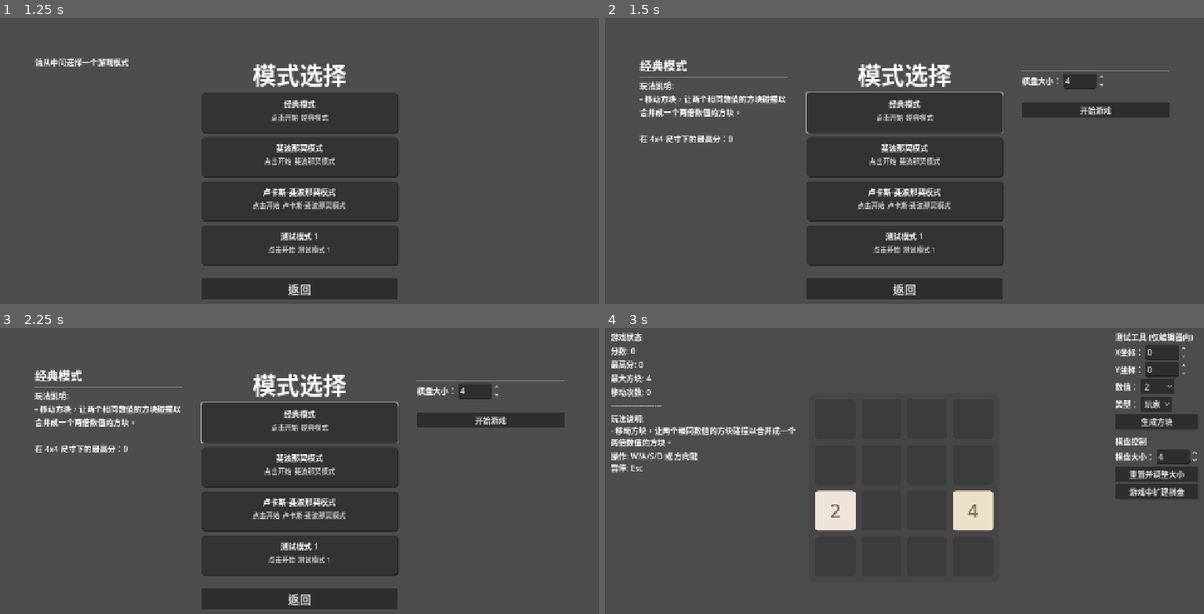
Above: before the commit, frames 1-4 (two rows, left to right).
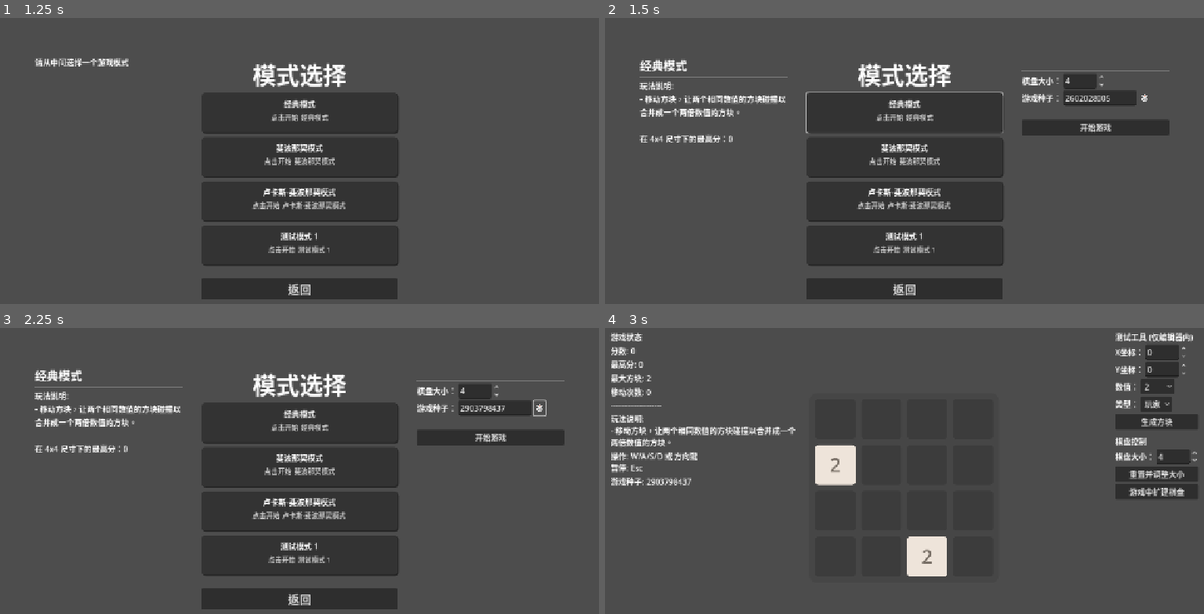
Above: after the commit, the same moments.

Repository: C76GN/2048-all-in-one
Game: Godot game, scene res://scenes/main_menu.tscn
Same seed, same stepped clock (60 frames per second), same inputs: the game is played once before the commit and once after it.
Inputs (mouse positions are in pixels of both pictures, inside the frame that each line leads up to):
- Up to frame 1 (1.25 s): click "开始游戏" at 0.5 s
- Up to frame 2 (1.5 s): click (904, 112) at 1.25 s
- Up to frame 3 (2.25 s): click (539, 408) at 2 s, where only the run after the commit has a clickable "🎲"
- Up to frame 4 (3 s): click "开始游戏" at 2.75 s

Frame 1 is identical in both runs. In frame 2, 2.9% of the frame differs, in the area x 69-95%, y 25-42%; in frame 3, 3.1%; in frame 4, 4.0%, in the area x 1-65%, y 16-87%.

Commit message:
Add game seed system for reproducible gameplay
Introduces a seed-based RNG system managed by GlobalGameManager to allow for reproducible gameplay, useful for debugging and sharing. The mode selection screen now includes a UI for inputting or generating a game seed. All random-based logic, such as tile spawning, is updated to use the new global RNG, and the current seed is displayed in the HUD.

Diff:
--- a/global/game_manager.gd
+++ b/global/game_manager.gd
@@ -9,16 +9,33 @@
 # 主菜单是应用的固定入口，将其路径作为常量是合理的。
 const MAIN_MENU_SCENE_PATH = "res://scenes/main_menu.tscn"
 
-# 将模式配置路径设为私有，通过函数访问，更安全。
+# --- 核心游戏状态 ---
 var _selected_mode_config_path: String
-# 用于存储玩家选择的棋盘大小。
 var _selected_grid_size: int = 4
+
+# --- 随机性管理 ---
+# 全局唯一的随机数生成器实例
+var _rng: RandomNumberGenerator = RandomNumberGenerator.new()
+# 当前游戏正在使用的种子
+var _current_seed: int = 0
 
 
 # --- 公共接口 ---
 
-## 选择一个游戏模式并切换到游戏场景，传递棋盘大小。
-func select_mode_and_start(config_path: String, game_scene: PackedScene, grid_size: int):
+## 初始化或重置随机数生成器。
+## @param p_seed: 用于初始化RNG的种子。如果为0，则使用随机种子。
+func initialize_rng(p_seed: int = 0) -> void:
+	if p_seed == 0:
+		_rng.randomize()
+		_current_seed = _rng.seed
+	else:
+		_current_seed = p_seed
+		_rng.seed = _current_seed
+	print("RNG 已使用种子初始化: ", _current_seed)
+
+
+## 选择一个游戏模式并切换到游戏场景，传递棋盘大小和种子。
+func select_mode_and_start(config_path: String, game_scene: PackedScene, grid_size: int, p_seed: int):
 	if not config_path.begins_with("res://") or not config_path.ends_with(".tres"):
 		push_error("错误: 模式配置文件路径必须是有效的资源路径: " + config_path)
 		return
@@ -29,6 +46,10 @@
 
 	_selected_mode_config_path = config_path
 	_selected_grid_size = grid_size
+
+	# 在开始新游戏前，使用指定的种子初始化RNG
+	initialize_rng(p_seed)
+
 	goto_scene_packed(game_scene)
 
 ## 获取当前选择的模式配置路径。
@@ -38,6 +59,14 @@
 ## 获取当前选择的棋盘大小。
 func get_selected_grid_size() -> int:
 	return _selected_grid_size
+
+## 获取当前游戏的种子。
+func get_current_seed() -> int:
+	return _current_seed
+
+## 获取全局唯一的随机数生成器实例。
+func get_rng() -> RandomNumberGenerator:
+	return _rng
 
 ## 统一的返回主菜单功能，打破场景间的循环依赖。
 func return_to_main_menu():
--- a/scenes/mode_selection.tscn
+++ b/scenes/mode_selection.tscn
@@ -86,6 +86,27 @@
 
 [node name="SpinBox" type="SpinBox" parent="CenterContainer/MainLayout/RightPanelContainer/HBoxContainer"]
 layout_mode = 2
+rounded = true
+
+[node name="HBoxContainer2" type="HBoxContainer" parent="CenterContainer/MainLayout/RightPanelContainer"]
+layout_mode = 2
+
+[node name="Label" type="Label" parent="CenterContainer/MainLayout/RightPanelContainer/HBoxContainer2"]
+layout_mode = 2
+text = "游戏种子："
+
+[node name="SeedLineEdit" type="LineEdit" parent="CenterContainer/MainLayout/RightPanelContainer/HBoxContainer2"]
+custom_minimum_size = Vector2(150, 0)
+layout_mode = 2
+placeholder_text = "留空则随机"
+select_all_on_focus = true
+caret_blink = true
+
+[node name="RefreshSeedButton" type="Button" parent="CenterContainer/MainLayout/RightPanelContainer/HBoxContainer2"]
+layout_mode = 2
+tooltip_text = "点击以生成新的随机种子"
+text = "🎲"
+flat = true
 
 [node name="Spacer" type="Control" parent="CenterContainer/MainLayout/RightPanelContainer"]
 custom_minimum_size = Vector2(0, 20)
--- a/scripts/game_board.gd
+++ b/scripts/game_board.gd
@@ -101,7 +101,6 @@
 		_check_game_over()
 
 ## 生成一个指定信息的方块。
-## 这是一个通用的生成函数，取代了旧的 spawn_tile 和 spawn_monster。
 func spawn_tile(spawn_data: Dictionary) -> Tween:
 	var value = spawn_data.get("value", 2)
 	var type = spawn_data.get("type", Tile.TileType.PLAYER)
@@ -111,21 +110,21 @@
 
 	# 情况1：棋盘有空位，正常生成。
 	if not empty_cells.is_empty():
-		var spawn_pos: Vector2i = empty_cells.pick_random()
+		var spawn_pos: Vector2i = empty_cells[GlobalGameManager.get_rng().randi_range(0, empty_cells.size() - 1)]
 		return _spawn_at(spawn_pos, value, type)
 	# 情况2：棋盘已满，但生成请求是优先的（如怪物），则执行转化逻辑。
 	elif is_priority:
 		var player_tiles = _get_all_player_tiles()
 		# 子情况A：棋盘上仍有玩家方块，随机将一个转变为怪物。
 		if not player_tiles.is_empty():
-			var tile_to_transform = player_tiles.pick_random()
+			var tile_to_transform = player_tiles[GlobalGameManager.get_rng().randi_range(0, player_tiles.size() - 1)]
 			tile_to_transform.setup(value, type, interaction_rule, color_schemes)
 			tile_to_transform.animate_transform()
 		# 子情况B：棋盘上全是怪物方块，随机将一个数值翻倍以示“增强”。
 		else:
 			var monster_tiles = _get_all_monster_tiles()
 			if not monster_tiles.is_empty():
-				var tile_to_empower = monster_tiles.pick_random()
+				var tile_to_empower = monster_tiles[GlobalGameManager.get_rng().randi_range(0, monster_tiles.size() - 1)]
 				tile_to_empower.setup(tile_to_empower.value * 2, type, interaction_rule, color_schemes)
 		return null
 
--- a/scripts/modes/game_play.gd
+++ b/scripts/modes/game_play.gd
@@ -35,8 +35,10 @@
 ## [内部函数] 负责整个游戏场景的初始化或重置。
 ## @param new_grid_size: 如果提供（大于-1），则使用此尺寸，否则从GlobalGameManager获取。
 func _initialize_game(new_grid_size: int = -1) -> void:
+	GlobalGameManager.initialize_rng(GlobalGameManager.get_current_seed())
 	# 步骤1: 从 GlobalGameManager 加载所选的游戏模式配置和棋盘大小。
 	var config_path = GlobalGameManager.get_selected_mode_config_path()
+
 	if new_grid_size > -1:
 		current_grid_size = new_grid_size
 	else:
@@ -228,6 +230,8 @@
 	if not mode_config.mode_description.is_empty():
 		display_data["description"] = mode_config.mode_description
 	display_data["controls"] = "操作: W/A/S/D 或 方向键\n暂停: Esc"
+	# 添加当前游戏种子信息
+	display_data["seed_info"] = "游戏种子: %d" % GlobalGameManager.get_current_seed()
 
 	EventBus.hud_update_requested.emit(display_data)
 
--- a/scripts/rules/spawn/classic_spawn_rule.gd
+++ b/scripts/rules/spawn/classic_spawn_rule.gd
@@ -28,7 +28,7 @@
 
 	for i in range(spawn_count):
 		# 经典规则：按概率生成2或4。
-		var value = 2 if randf() < probability_of_2 else 4
+		var value = 2 if GlobalGameManager.get_rng().randf() < probability_of_2 else 4
 
 		var spawn_data = {
 			"value": value,
--- a/scripts/rules/spawn/probabilistic_spawn_rule.gd
+++ b/scripts/rules/spawn/probabilistic_spawn_rule.gd
@@ -36,12 +36,10 @@
 # 当前的动态概率值。
 var _current_probability: float = 0.0
 
-
 ## 初始化此规则，设置初始概率。
 func setup(p_game_board: Control, _required_nodes: Dictionary = {}) -> void:
 	super.setup(p_game_board)
 	_current_probability = base_probability
-
 
 ## RuleManager调用此函数来执行概率生成逻辑。
 func execute(_payload: Dictionary = {}) -> bool:
@@ -49,7 +47,7 @@
 	if game_board.get_empty_cells().is_empty():
 		return false
 
-	var rng_value = randf()
+	var rng_value = GlobalGameManager.get_rng().randf()
 
 	# 检查随机数是否小于当前概率
 	if rng_value < _current_probability:
--- a/scripts/rules/spawn/timed_monster_spawn_rule.gd
+++ b/scripts/rules/spawn/timed_monster_spawn_rule.gd
@@ -131,8 +131,7 @@
 	for w in weights: total_weight += w
 	if total_weight == 0: return 2
 
-	var rng = RandomNumberGenerator.new()
-	rng.randomize()
+	var rng = GlobalGameManager.get_rng()
 	var random_pick = rng.randi_range(1, total_weight)
 
 	var cumulative_weight = 0
--- a/scripts/ui/mode_selection.gd
+++ b/scripts/ui/mode_selection.gd
@@ -21,6 +21,8 @@
 @onready var right_panel_container: VBoxContainer = $CenterContainer/MainLayout/RightPanelContainer
 @onready var start_game_button: Button = $CenterContainer/MainLayout/RightPanelContainer/StartGameButton
 @onready var grid_size_spinbox: SpinBox = $CenterContainer/MainLayout/RightPanelContainer/HBoxContainer/SpinBox
+@onready var seed_line_edit: LineEdit = $CenterContainer/MainLayout/RightPanelContainer/HBoxContainer2/SeedLineEdit
+@onready var refresh_seed_button: Button = $CenterContainer/MainLayout/RightPanelContainer/HBoxContainer2/RefreshSeedButton
 @onready var _info_default_label: Label = $CenterContainer/MainLayout/LeftPanel/Label
 
 # --- 内部状态 ---
@@ -46,7 +48,10 @@
 
 	# 连接“开始游戏”按钮的信号
 	start_game_button.pressed.connect(_on_start_game_button_pressed)
-
+	# 连接刷新按钮的 pressed 信号到新的处理函数
+	refresh_seed_button.pressed.connect(_generate_and_display_new_seed)
+	# 首次进入界面时，调用一次以生成初始种子
+	_generate_and_display_new_seed()
 
 # --- 内部核心函数 ---
 
@@ -174,9 +179,30 @@
 		push_error("无法开始游戏：没有选中的模式。")
 		return
 
+	var seed_text = seed_line_edit.text
+	var seed_value = 0
+	if seed_text.is_empty():
+		# 如果输入为空，则使用当前时间生成一个随机种子
+		seed_value = Time.get_unix_time_from_system()
+	else:
+		# 确保输入的是有效的数字
+		if seed_text.is_valid_int():
+			seed_value = int(seed_text)
+		else:
+			# 如果输入的不是有效整数，则使用其哈希值作为种子
+			seed_value = seed_text.hash()
+
 	# 调用 GlobalGameManager，并传递所有需要的配置
 	GlobalGameManager.select_mode_and_start(
 		_selected_mode_config.resource_path,
 		game_play_scene,
-		_current_grid_size
+		_current_grid_size,
+		seed_value
 	)
+
+## 生成一个新的随机种子并将其显示在输入框中。
+func _generate_and_display_new_seed() -> void:
+	var rng = RandomNumberGenerator.new()
+	rng.randomize() # 确保每次生成的随机数都不同
+	# 使用 randi() 生成一个完整的32位整数作为种子
+	seed_line_edit.text = str(rng.randi())
